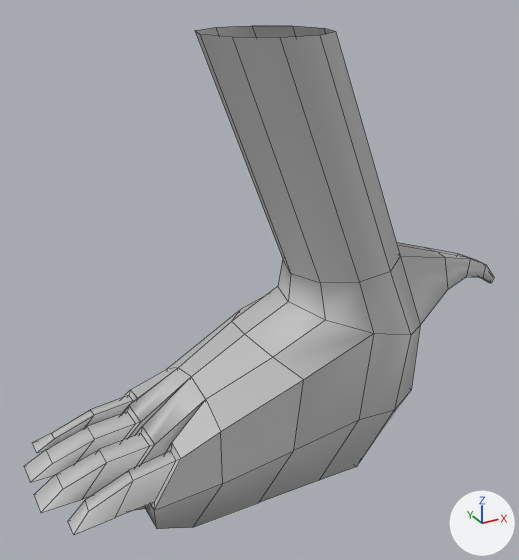
What one commit did to the FBX model Assets/Pots/scenes/Pots_Features/Fire/Pot_FireFeat_R_Leg01.fbx.
One viewpoint serves both versions: a 50 mm camera at (1.8889, -0.1615, 0.0155) aimed at (1.9807, 0.0054, -0.068). Arrows for +X, +Y and +Z are at lower right; the lights stay in place. Mesh edges are drawn as thin lines. Where no turn or scale is listed for an object, it has been applied to the vertices.

Objects in the first picture: 'Pot_FireFeat__L_Leg01'.
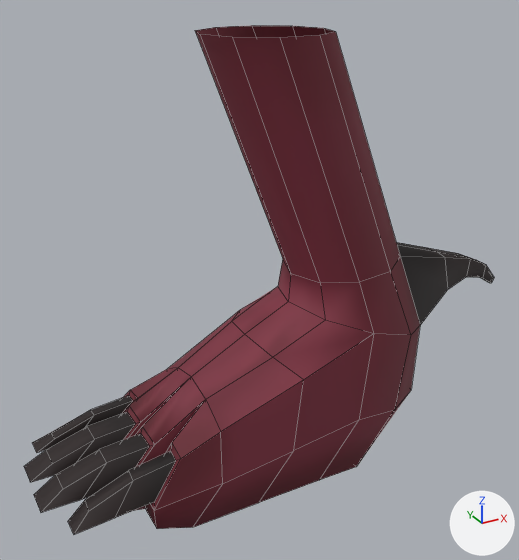
Commit message: Update Pots all meshes

What differs and where, as boxes [x1, y1, x2, y2] in the pictures (519 x 560 px):
'Pot_FireFeat__L_Leg01', recoloured (grey to brown): [24, 25, 494, 534] in both

The edits, one by one:
Picture 'dragonfoot_basecolor.tga' (img_dragonfoot_basecolor_tga) is new.
Material 'Dragonfoot' (mat_dragonfoot) is new.
Its texture is img_dragonfoot_basecolor_tga.
Its roughness is 0.749.
me_mesh has 173 vertices, 168 faces and spans x -0.073..0.09, y -0.023..0.023, z -0.126..0.0.
me_mesh no longer uses material mat_lambert1 (grey #bcbcbc).
me_mesh now uses material mat_dragonfoot (picture img_dragonfoot_basecolor_tga).
